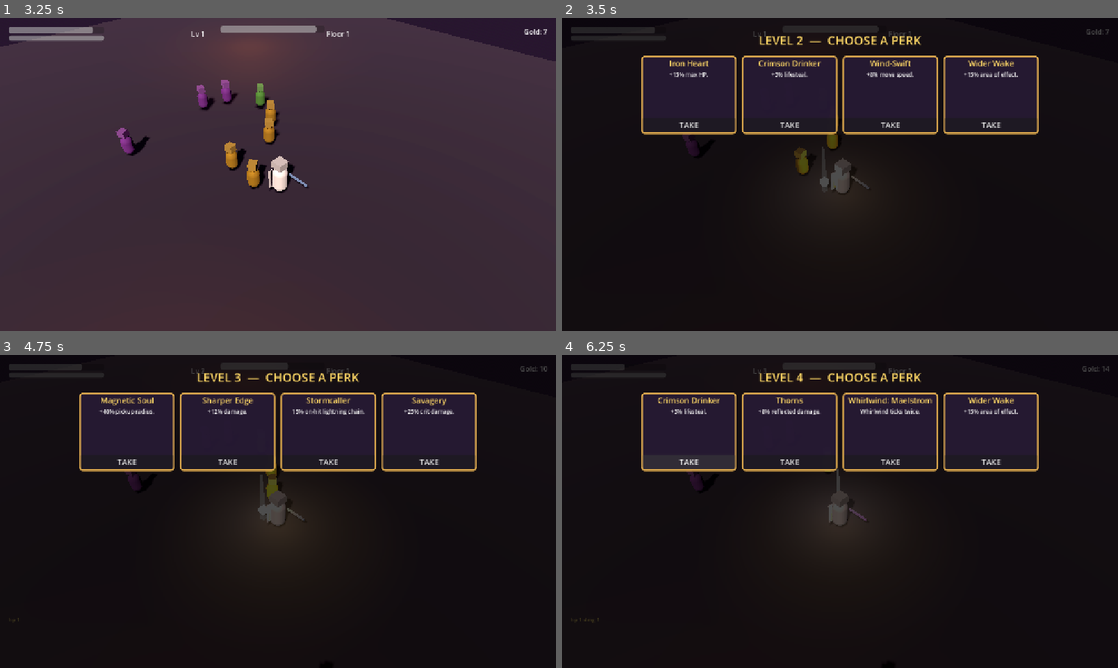
Above: before the commit, frames 1-4 (two rows, left to right).
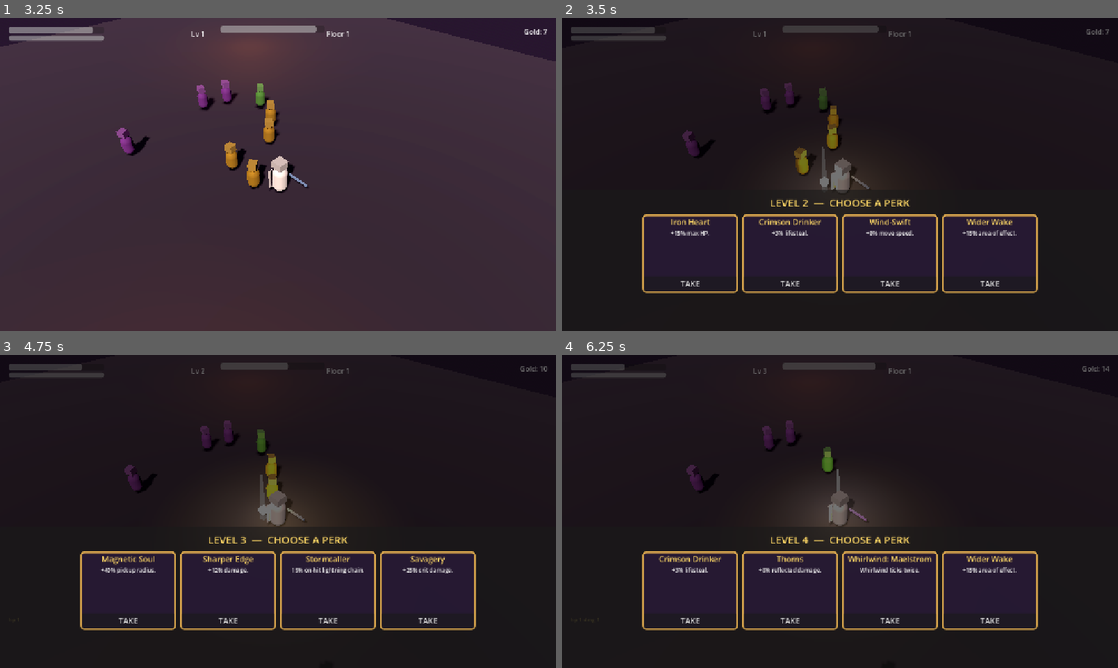
Above: after the commit, the same moments.

Repository: jj1985/hearthkeep
Game: Godot game, scene res://scenes/title.tscn
The game is run twice, just before and just after one commit, with the same random seed, the same clock (stepped at 60 frames per second) and the same inputs.
Inputs (mouse positions are in pixels of both pictures, inside the frame that each line leads up to):
- Up to frame 1 (3.25 s): click "ENTER THE REALM" at 0.5 s; click "BEGIN" at 1.25 s; tap Enter at 2 s; move the mouse to (400, 158) at 2.02 s; hold D (move_right) 2.03-2.75 s; click (400, 158) at 2.1 s; drag from (166, 190) to (250, 237) at 2.77 s
- Up to frame 2 (3.5 s): no input
- Up to frame 3 (4.75 s): move the mouse to (333, 442) at 3.52 s; hold D (move_right) 3.53-4.25 s; tap Keypad Enter (interact) at 3.6 s; click "TAKE" at 4.25 s
- Up to frame 4 (6.25 s): click "TAKE" at 5 s; drag from (812, 574) to (673, 464) at 5.77 s

Frame 1 is identical in both runs. In frame 2, 19% of the frame differs, in the area x 14-99%, y 3-88%; in frame 3, 19%; in frame 4, 20%.

Commit message:
fix(ui): dock perk picker to bottom 45% of screen (thumb zone)
Per ARPG mobile-UX research and the new design spec: perk-pick decisions
land in the player's thumb zone, not center-screen. Player keeps partial
peripheral awareness of the paused 3D scene above through a 0.55-alpha
dim, and reads the cards naturally without re-focusing eyes upward.

The panel now anchors top=0.55, bottom=1.0 (bottom 45% of viewport),
title at the top of the panel, scrollable HFlow of cards beneath.

Co-Authored-By: Claude Opus 4.7 <noreply@anthropic.com>

Diff:
--- a/scenes/ui/perk_picker.tscn
+++ b/scenes/ui/perk_picker.tscn
@@ -11,33 +11,40 @@
 [node name="Dim" type="ColorRect" parent="."]
 anchor_right = 1.0
 anchor_bottom = 1.0
-color = Color(0, 0, 0, 0.7)
+color = Color(0, 0, 0, 0.55)
 mouse_filter = 1
 
-[node name="Margin" type="MarginContainer" parent="."]
+[node name="BottomPanel" type="PanelContainer" parent="."]
+anchor_left = 0.0
+anchor_top = 0.55
 anchor_right = 1.0
 anchor_bottom = 1.0
-theme_override_constants/margin_left = 24
-theme_override_constants/margin_right = 24
-theme_override_constants/margin_top = 32
-theme_override_constants/margin_bottom = 32
 
-[node name="Scroll" type="ScrollContainer" parent="Margin"]
+[node name="Margin" type="MarginContainer" parent="BottomPanel"]
+theme_override_constants/margin_left = 16
+theme_override_constants/margin_right = 16
+theme_override_constants/margin_top = 12
+theme_override_constants/margin_bottom = 16
+
+[node name="V" type="VBoxContainer" parent="BottomPanel/Margin"]
+theme_override_constants/separation = 10
+
+[node name="Title" type="Label" parent="BottomPanel/Margin/V"]
+text = "LEVEL UP — CHOOSE A PERK"
+horizontal_alignment = 1
+theme_override_font_sizes/font_size = 24
+modulate = Color(1, 0.85, 0.4, 1)
+
+[node name="Scroll" type="ScrollContainer" parent="BottomPanel/Margin/V"]
+size_flags_horizontal = 3
+size_flags_vertical = 3
 horizontal_scroll_mode = 0
 
-[node name="Panel" type="VBoxContainer" parent="Margin/Scroll"]
+[node name="Panel" type="VBoxContainer" parent="BottomPanel/Margin/V/Scroll"]
 size_flags_horizontal = 3
-size_flags_vertical = 3
-theme_override_constants/separation = 16
 
-[node name="Title" type="Label" parent="Margin/Scroll/Panel"]
-text = "LEVEL UP — CHOOSE A PERK"
-horizontal_alignment = 1
-theme_override_font_sizes/font_size = 28
-modulate = Color(1, 0.85, 0.4, 1)
-
-[node name="Grid" type="HFlowContainer" parent="Margin/Scroll/Panel"]
+[node name="Grid" type="HFlowContainer" parent="BottomPanel/Margin/V/Scroll/Panel"]
 alignment = 1
-theme_override_constants/h_separation = 12
-theme_override_constants/v_separation = 12
+theme_override_constants/h_separation = 10
+theme_override_constants/v_separation = 10
 size_flags_horizontal = 3
--- a/scripts/ui/perk_picker.gd
+++ b/scripts/ui/perk_picker.gd
@@ -2,8 +2,8 @@
 
 # Megabonk-style perk card overlay. Pause-the-world, pick 1 of N cards.
 
-@onready var grid: HFlowContainer = $Margin/Scroll/Panel/Grid
-@onready var title: Label = $Margin/Scroll/Panel/Title
+@onready var grid: HFlowContainer = $BottomPanel/Margin/V/Scroll/Panel/Grid
+@onready var title: Label = $BottomPanel/Margin/V/Title
 
 var on_pick: Callable
 
Not shown, changed: export_presets.cfg
